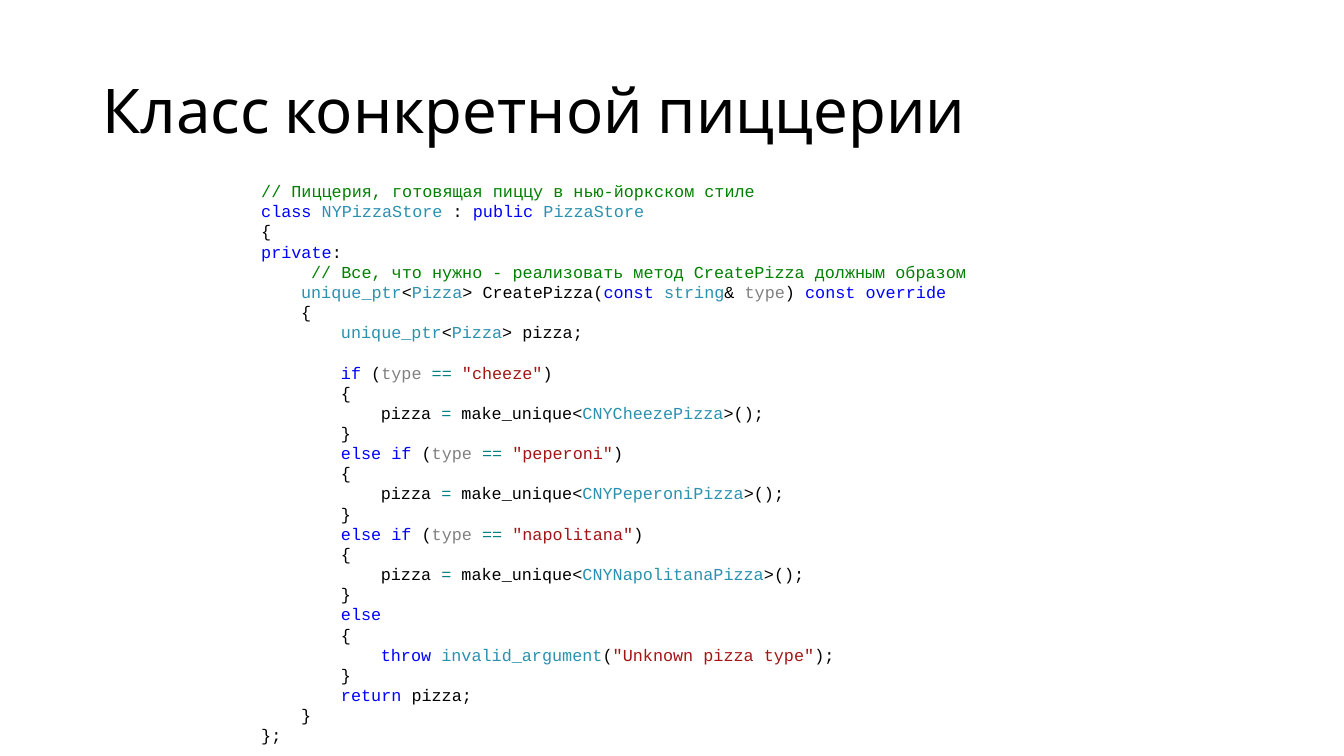
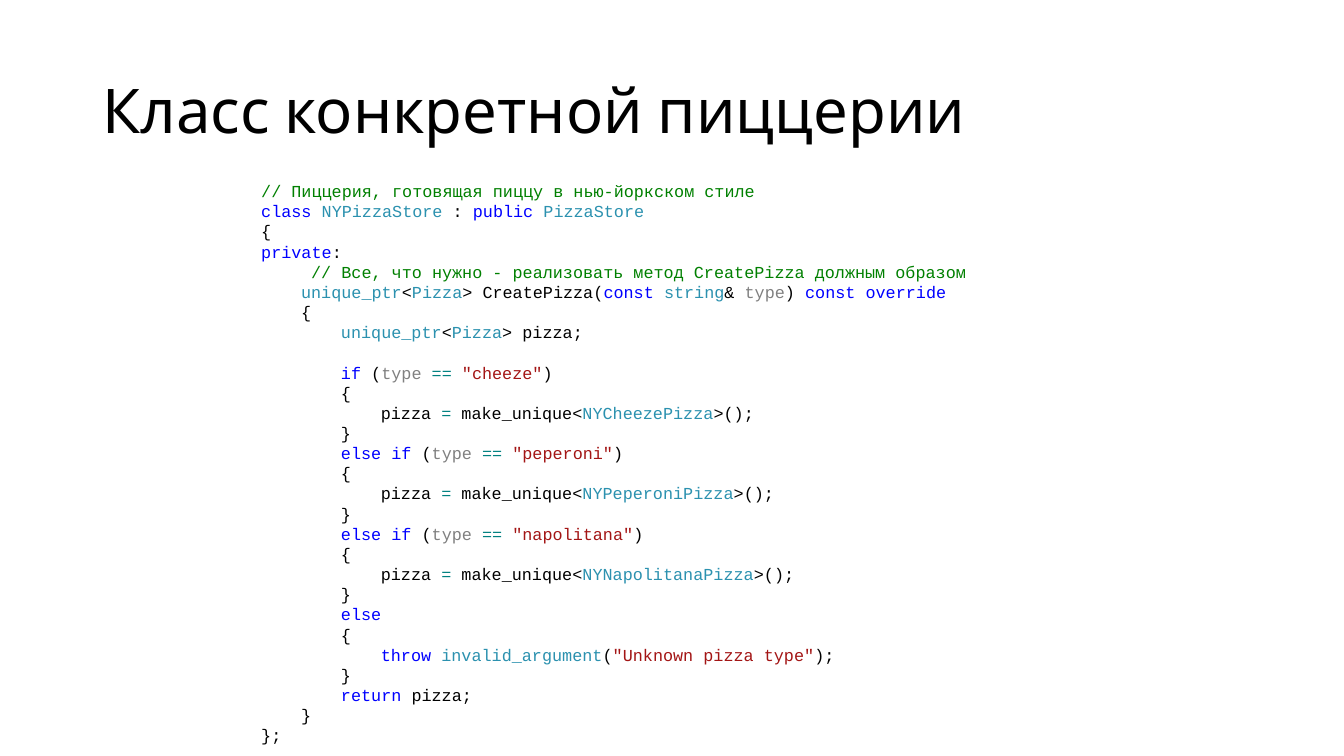
Before and after one commit to alexey-malov/ood, a slide deck: slide 22 of lectures/04.factory/factory.pptx. Drawn at 1344x756 pixels with LibreOffice and Linux fonts; fonts in the diff are those of the drawing. Boxes give left, top, right and bottom in pixels: in the first picture for what was removed or moved away, otherwise in the second. Text is boxed around its words. In the diff, an @@ line names an element or a change of style, - is before the commit and + after.

```diff
--- a/lectures/04.factory/factory.pptx
+++ b/lectures/04.factory/factory.pptx
@@ text at [381,407,753,423]: text changed @@
-pizza = make_unique<CNYCheezePizza>();
+pizza = make_unique<NYCheezePizza>();
@@ text at [381,487,774,503]: text changed @@
-pizza = make_unique<CNYPeperoniPizza>();
+pizza = make_unique<NYPeperoniPizza>();
@@ text at [381,568,794,584]: text changed @@
-pizza = make_unique<CNYNapolitanaPizza>();
+pizza = make_unique<NYNapolitanaPizza>();
```
Also in this commit, not shown: 8 other slides changed, 4 other files.
